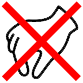
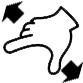
Two versions of the same layered image (83x83). Layer-by-layer changes:
hid "Error" over [1,1,82,82]
hid "Down Error" over [5,5,79,80]
added layer "Move" above "Down" over [1,0,83,83]
showed "Up" over [3,6,80,76]
